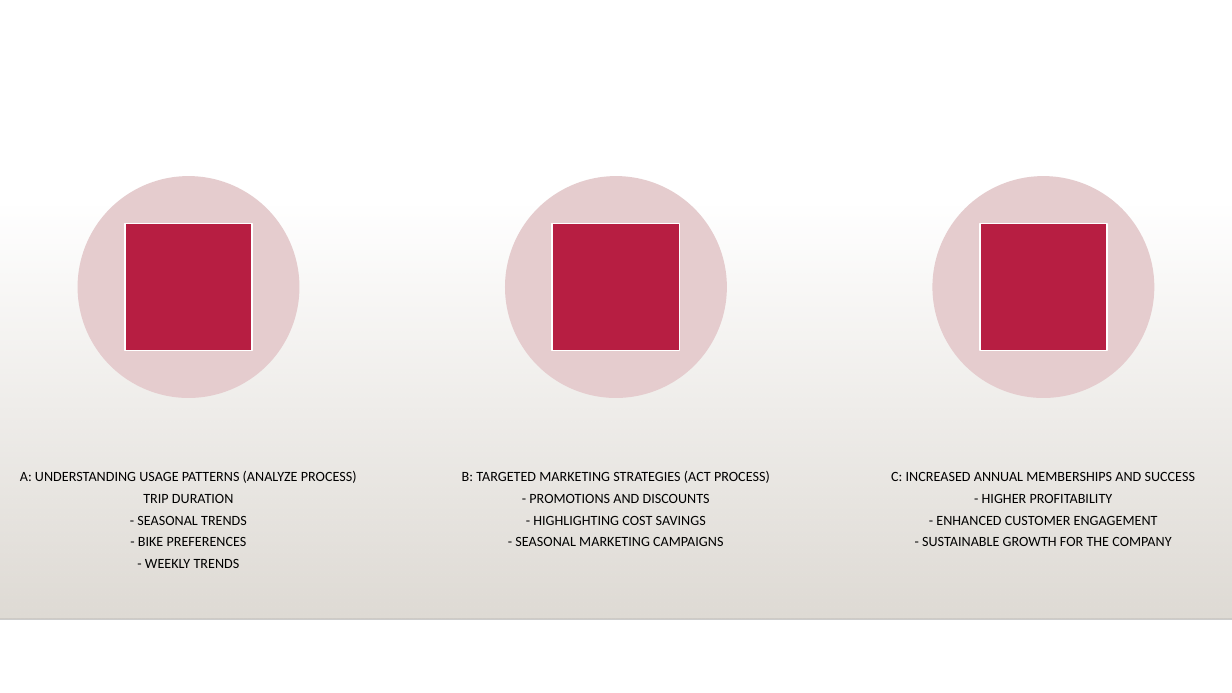
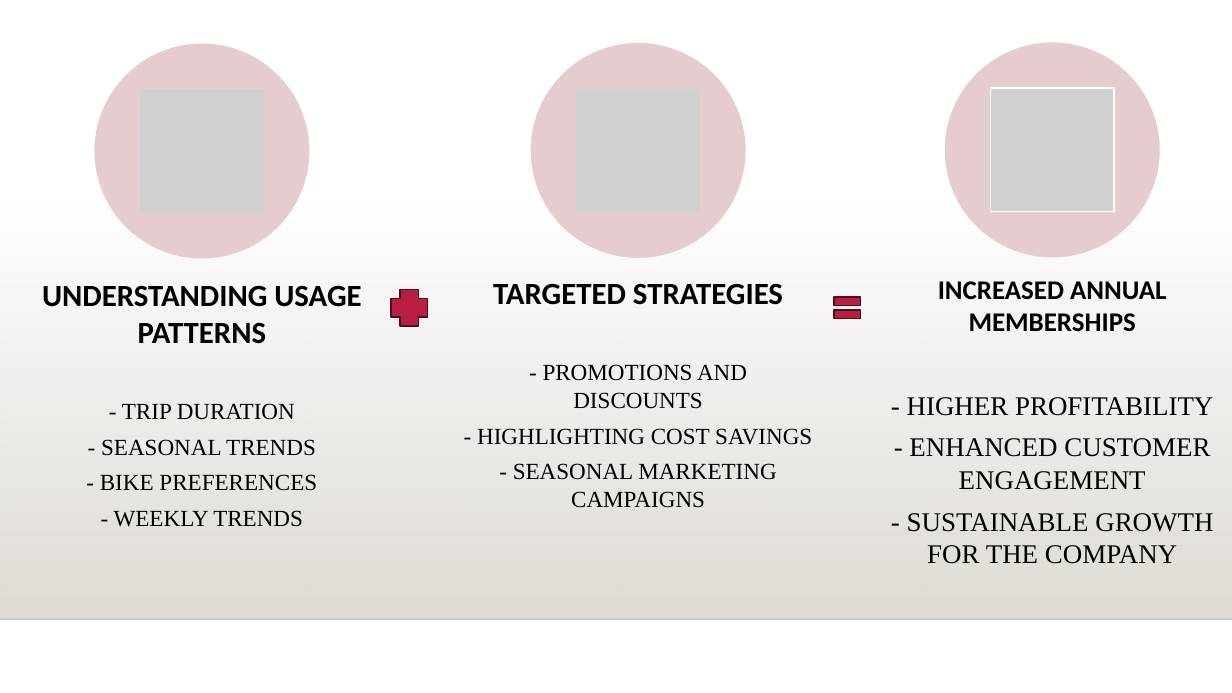
Before and after one commit to y4611676/Unanimous-Project, a slide deck: slide 15 of Analyze_project/Bike_Share/How_Does_a_Bike_Share_Navigate_Speedy_Success.pptx. Drawn at 1232x693 pixels with LibreOffice and Linux fonts; fonts in the diff are those of the drawing; grey boxes stand for pictures; background and template pictures are left out. Boxes give left, top, right and bottom in pixels: in the first picture for what was removed or moved away, otherwise in the second. Text is boxed around its words. In the diff, an @@ line names an element or a change of style, - is before the commit and + after.

```diff
--- a/Analyze_project/Bike_Share/How_Does_a_Bike_Share_Navigate_Speedy_Success.pptx
+++ b/Analyze_project/Bike_Share/How_Does_a_Bike_Share_Navigate_Speedy_Success.pptx
@@ ellipse: place and size @@
-ellipse at <box>78,177,299,398</box>
+ellipse at <box>94,43,310,259</box>
@@ ellipse: place and size @@
-ellipse at <box>506,177,727,398</box>
+ellipse at <box>531,43,746,259</box>
@@ ellipse: place and size @@
-ellipse at <box>933,177,1154,398</box>
+ellipse at <box>945,43,1160,258</box>
@@ picture added at <box>577,89,700,212</box> @@
@@ picture added at <box>991,89,1114,212</box> @@
@@ picture added at <box>140,90,263,213</box> @@
@@ rectangle removed at <box>125,224,252,351</box> @@
@@ rectangle removed at <box>553,224,680,351</box> @@
@@ rectangle removed at <box>980,224,1107,351</box> @@
@@ text "UNDERSTANDING USAGE PATTERNS": place and size @@
-text "UNDERSTANDING USAGE PATTERNS" at <box>20,471,357,568</box>
+text "UNDERSTANDING USAGE PATTERNS" at <box>42,285,361,527</box>
@@ text at <box>42,285,361,420</box>: text changed; size 11 to 24 pt; bold on @@
-A: UNDERSTANDING USAGE PATTERNS (ANALYZE PROCESS)
-TRIP DURATION
+UNDERSTANDING USAGE PATTERNS
+- TRIP DURATION
@@ plus added at <box>391,289,427,325</box>, fill #B71E42, outline #500D1D 1.25 pt @@
@@ text "TARGETED STRATEGIES": place and size @@
-text "TARGETED STRATEGIES" at <box>462,471,770,546</box>
+text "TARGETED STRATEGIES" at <box>477,283,812,508</box>
@@ text at <box>493,283,783,305</box>: text changed; size 11 to 24 pt; bold on @@
-B: TARGETED MARKETING STRATEGIES (ACT PROCESS)
+TARGETED STRATEGIES
@@ math equal added at <box>829,289,865,325</box>, fill #B71E42, outline #500D1D 1.25 pt @@
@@ text "INCREASED ANNUAL MEMBERSHIPS": place and size @@
-text "INCREASED ANNUAL MEMBERSHIPS" at <box>891,472,1195,546</box>
+text "INCREASED ANNUAL MEMBERSHIPS" at <box>907,281,1213,564</box>
@@ text at <box>938,281,1166,331</box>: text changed; size 11 to 21 pt; bold on @@
-C: INCREASED ANNUAL MEMBERSHIPS AND SUCCESS
+INCREASED ANNUAL MEMBERSHIPS
@@ text at <box>477,364,812,508</box>: size 11 to 18 pt, font Calibri to Times New Roman in "- PROMOTIONS AND DISCOUNTS", "- HIGHLIGHTING COST SAVINGS", "- SEASONAL MARKETING CAMPAIGNS"; more space between paragraphs @@
@@ text at <box>907,397,1213,564</box>: size 11 to 21 pt, font Calibri to Times New Roman in "- HIGHER PROFITABILITY", "- ENHANCED CUSTOMER ENGAGEMENT", "- SUSTAINABLE GROWTH FOR THE COMPANY"; more space between paragraphs @@
@@ text at <box>100,439,317,527</box>: size 11 to 18 pt, font Calibri to Times New Roman in "- SEASONAL TRENDS", "- BIKE PREFERENCES", "- WEEKLY TRENDS"; more space between paragraphs @@
```
Also in this commit, not shown: 13 other slides changed, 1 slide added, 3 other files.
